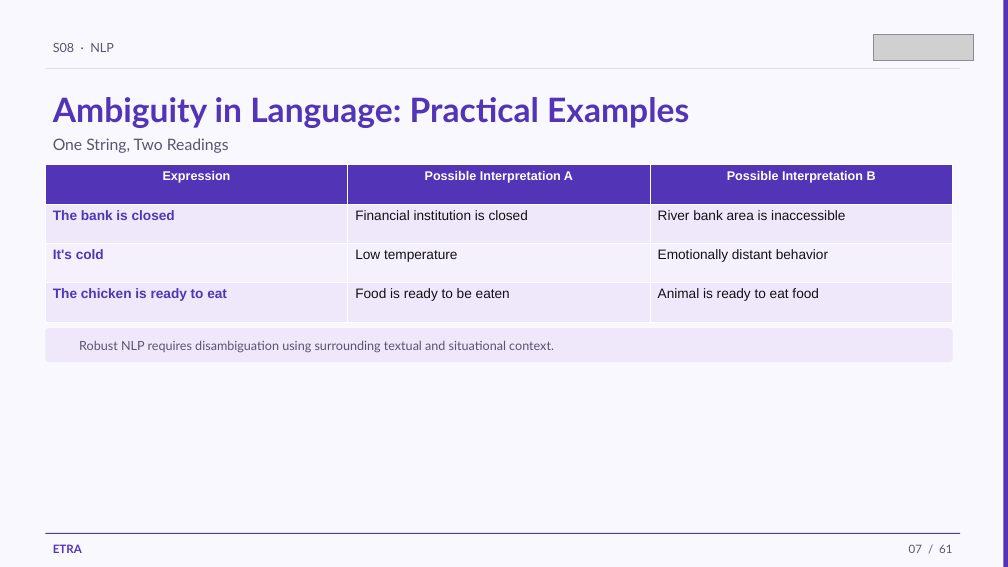
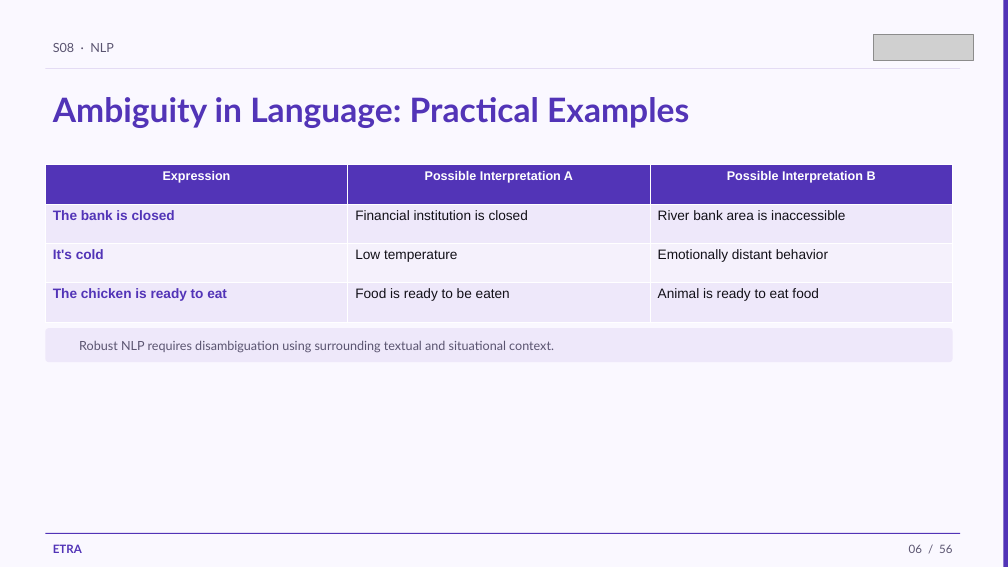
Before and after one commit to iksasa15/AI-ML, a slide deck: slide 6 of web-presentation/pdf-exports/Week3-Session1-NLP.pptx (slide 7 before the commit). Drawn at 1008x567 pixels with LibreOffice and Linux fonts; fonts in the diff are those of the drawing; grey boxes stand for pictures. Boxes give left, top, right and bottom in pixels: in the first picture for what was removed or moved away, otherwise in the second. Text is boxed around its words. In the diff, an @@ line names an element or a change of style, - is before the commit and + after.

```diff
--- a/web-presentation/pdf-exports/Week3-Session1-NLP.pptx
+++ b/web-presentation/pdf-exports/Week3-Session1-NLP.pptx
@@ text removed at <box>53,138,229,153</box> @@
-One String, Two Readings
@@ text at <box>909,544,952,553</box>: text changed @@
-07 / 61
+06 / 56
```
Also in this commit, not shown: 51 other slides changed, 3 slides added, 8 slides removed, 4 other files.
